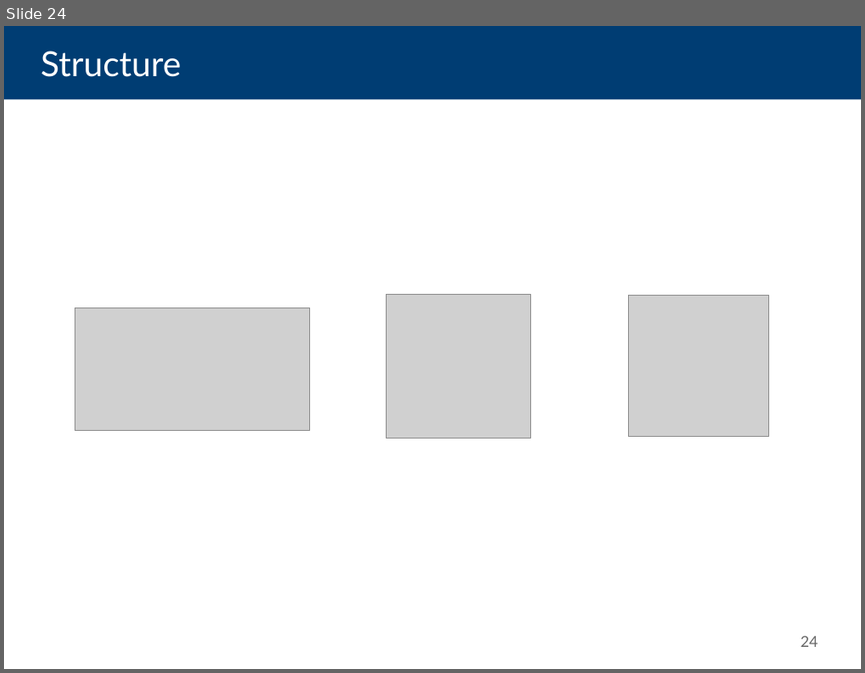
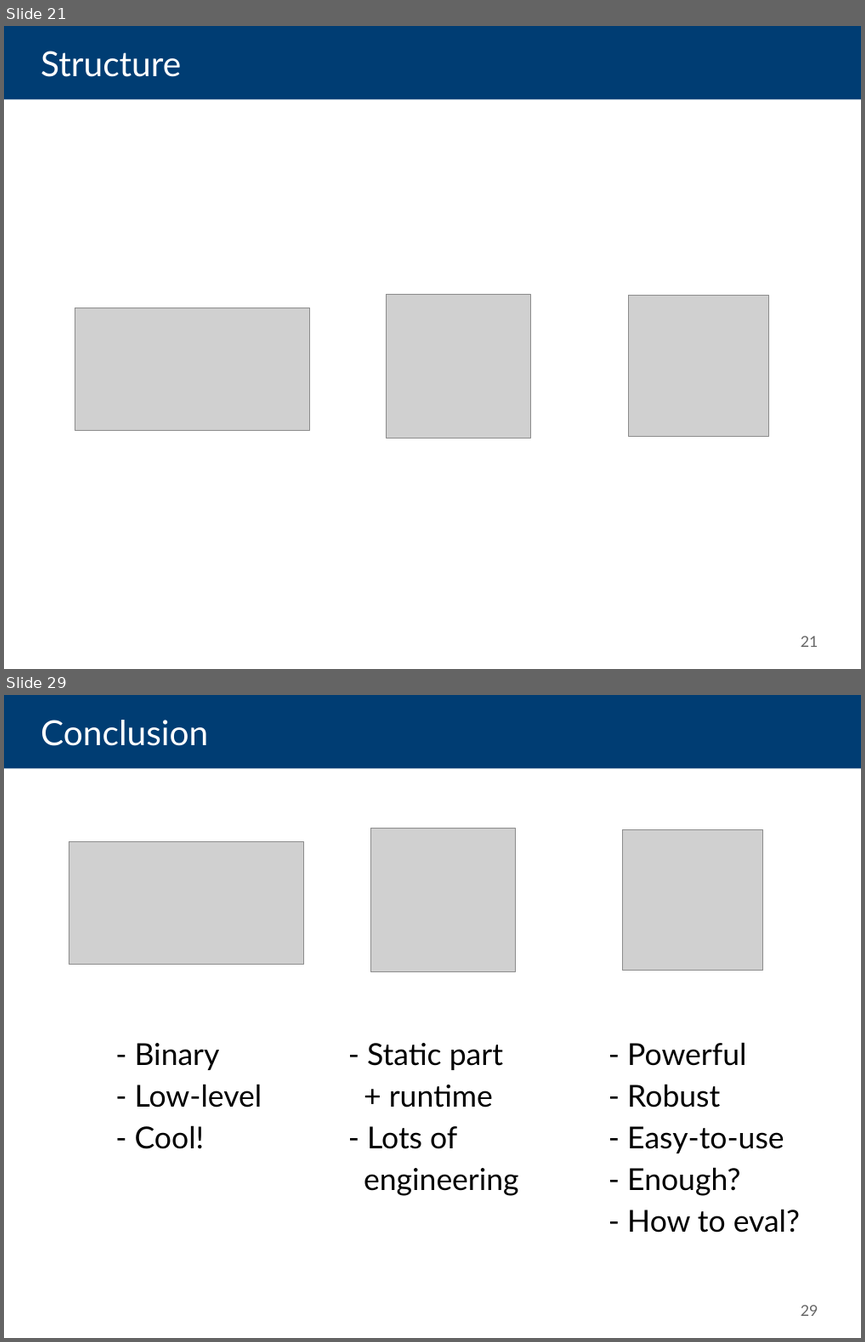
Before and after one commit to danleh/wasabi, a slide deck: 2018-04-11 Presentation/own-work.odp. Shown one above the other, each under a label of ours: slide 24 before the commit, slides 21 and 29 after it; the slides between them are not shown. The pictures are 865x673 and 865x1342 pixels, drawn with LibreOffice and Linux fonts; fonts in the diff are those of the drawing; grey boxes stand for pictures. Boxes give left, top, right and bottom in pixels: in the first picture for what was removed or moved away, otherwise in the second. Text is boxed around its words. In the diff, an @@ line names an element or a change of style, - is before the commit and + after.

```diff
--- a/2018-04-11 Presentation/own-work.odp
+++ b/2018-04-11 Presentation/own-work.odp
@@ slide 29 added at [4,695,861,1338], background #FFFFFF @@
@@ title added at [4,695,861,768], fill #003D73, 32 pt, text #FFFFFF @@
+Conclusion
@@ picture added at [69,842,304,964] @@
@@ picture added at [371,828,515,972] @@
@@ picture added at [622,829,763,970] @@
@@ text added at [135,1043,262,1149], 28 pt, text #000000 @@
+- Binary
+- Low-level
+- Cool!
@@ text added at [364,1043,519,1196], 28 pt, text #000000 @@
+- Static part
++ runtime
+- Lots of
+engineering
@@ text added at [627,1042,800,1232], 28 pt, text #000000 @@
+- Powerful
+- Robust
+- Easy-to-use
+- Enough?
+- How to eval?
@@ page number added at [800,1304,818,1315], 14 pt, text #666666 @@
+29
@@ what was slide 24 is now slide 21 @@
@@ page number at [800,635,818,646]: text changed @@
-24
+21
```
Also in this commit, not shown: 7 slides changed, 8 other slides added, 5 slides removed.
